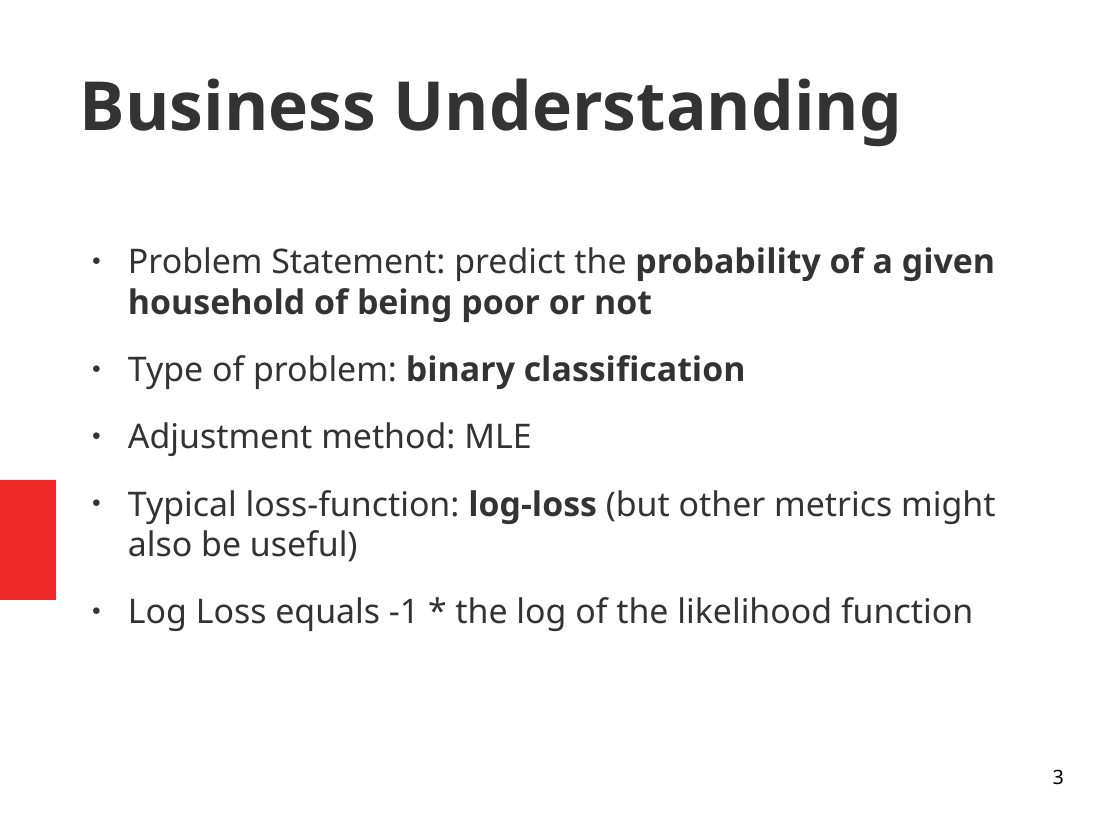
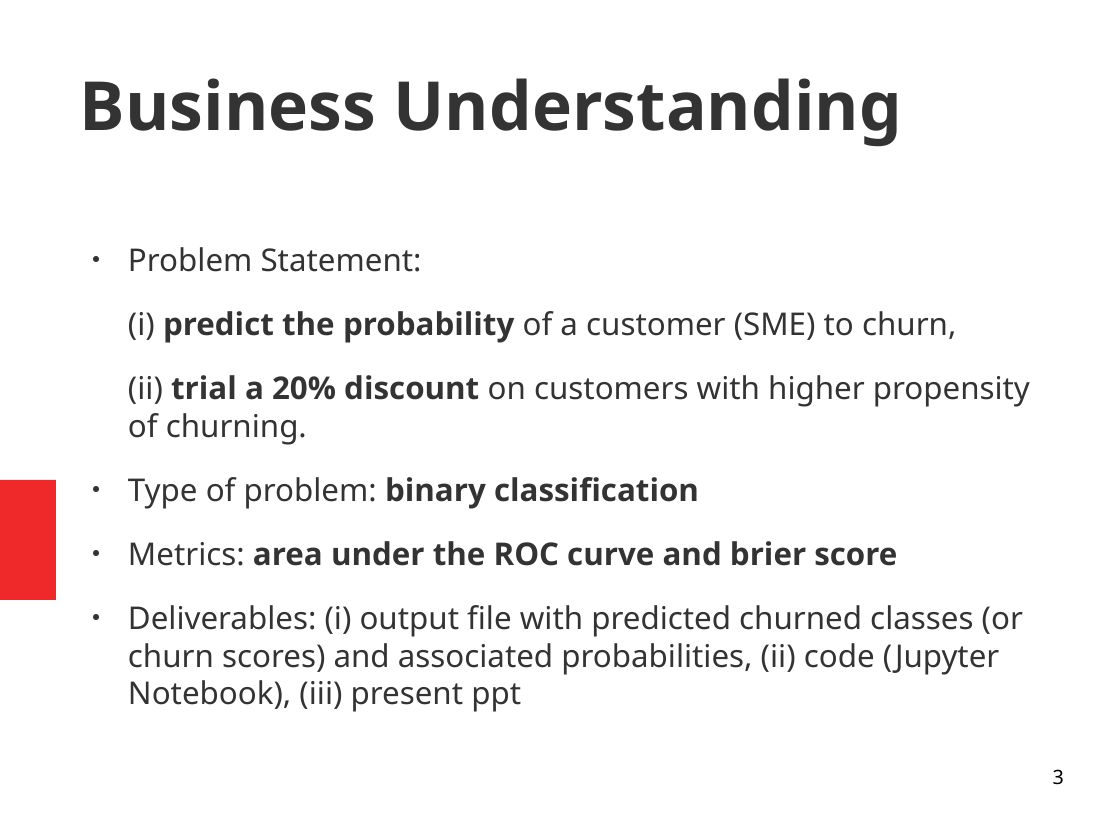
Before and after one commit to isabelpuche/Marketing_Analytics, a slide deck: slide 3 of ppt_100421.odp. Drawn at 1120x840 pixels with LibreOffice and Linux fonts; fonts in the diff are those of the drawing. Boxes give left, top, right and bottom in pixels: in the first picture for what was removed or moved away, otherwise in the second. Text is boxed around its words. In the diff, an @@ line names an element or a change of style, - is before the commit and + after.

```diff
--- a/ppt_100421.odp
+++ b/ppt_100421.odp
@@ text at box(128, 247, 1030, 445): text changed; size 24 to 22.2 pt; bold off @@
-● Problem Statement: predict the probability of a given household of being poor or not
+● Problem Statement:
+(i) predict the probability of a customer (SME) to churn,
+(ii) trial a 20% discount on customers with higher propensity of churning.
@@ text at box(128, 477, 699, 509): size 24 to 22.2 pt in "Type of problem: binary classification" @@
@@ text at box(128, 541, 1023, 712): text changed; size 24 to 22.2 pt @@
-● Adjustment method: MLE
-● Typical loss-function: log-loss (but other metrics might also be useful)
-● Log Loss equals -1 * the log of the likelihood function
+● Metrics: area under the ROC curve and brier score
+● Deliverables: (i) output file with predicted churned classes (or churn scores) and associated probabilities, (ii) code (Jupyter Notebook), (iii) present ppt
```
Also in this commit, not shown: 1 other slide changed, 11 slides added, 10 slides removed, 3 other files.
